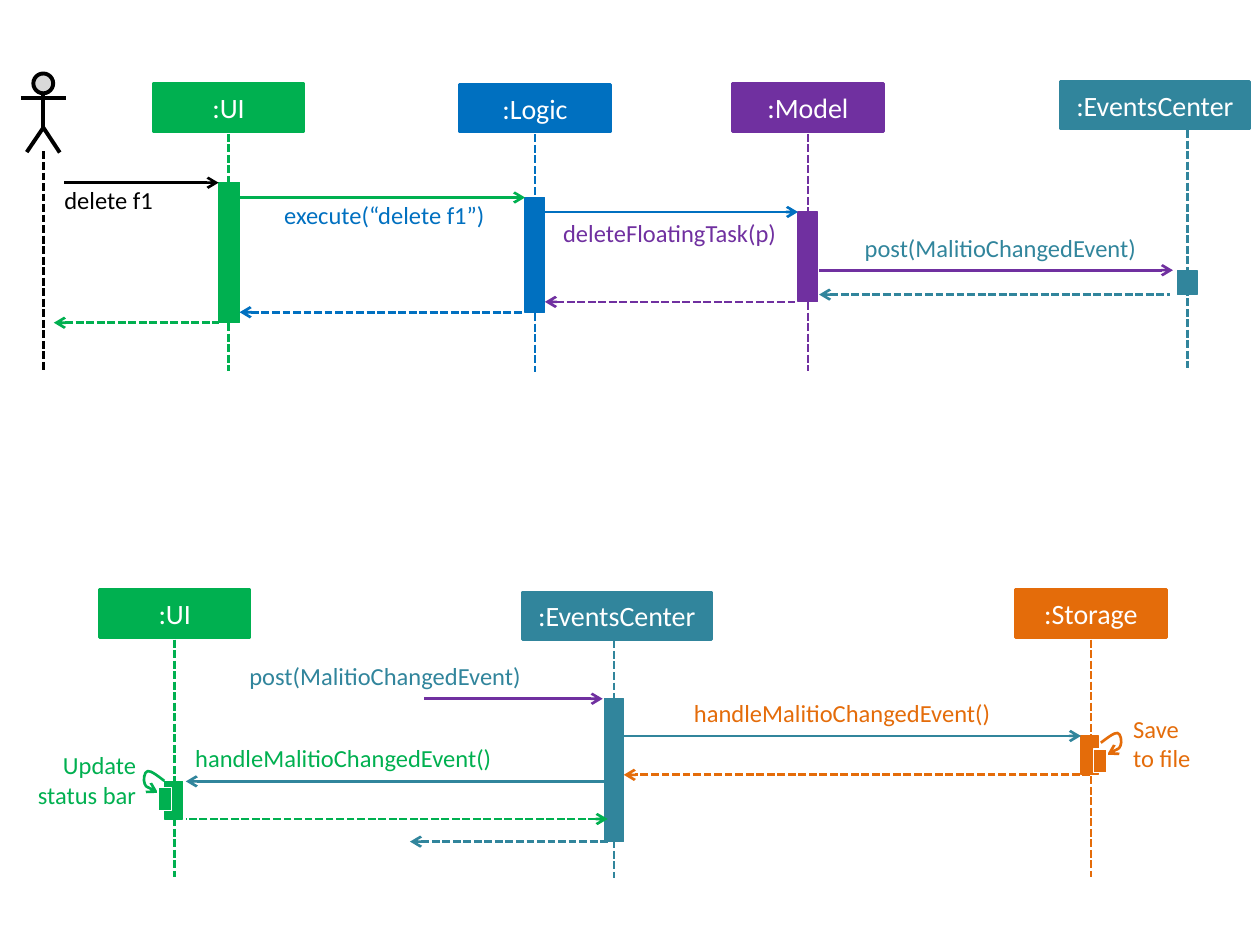
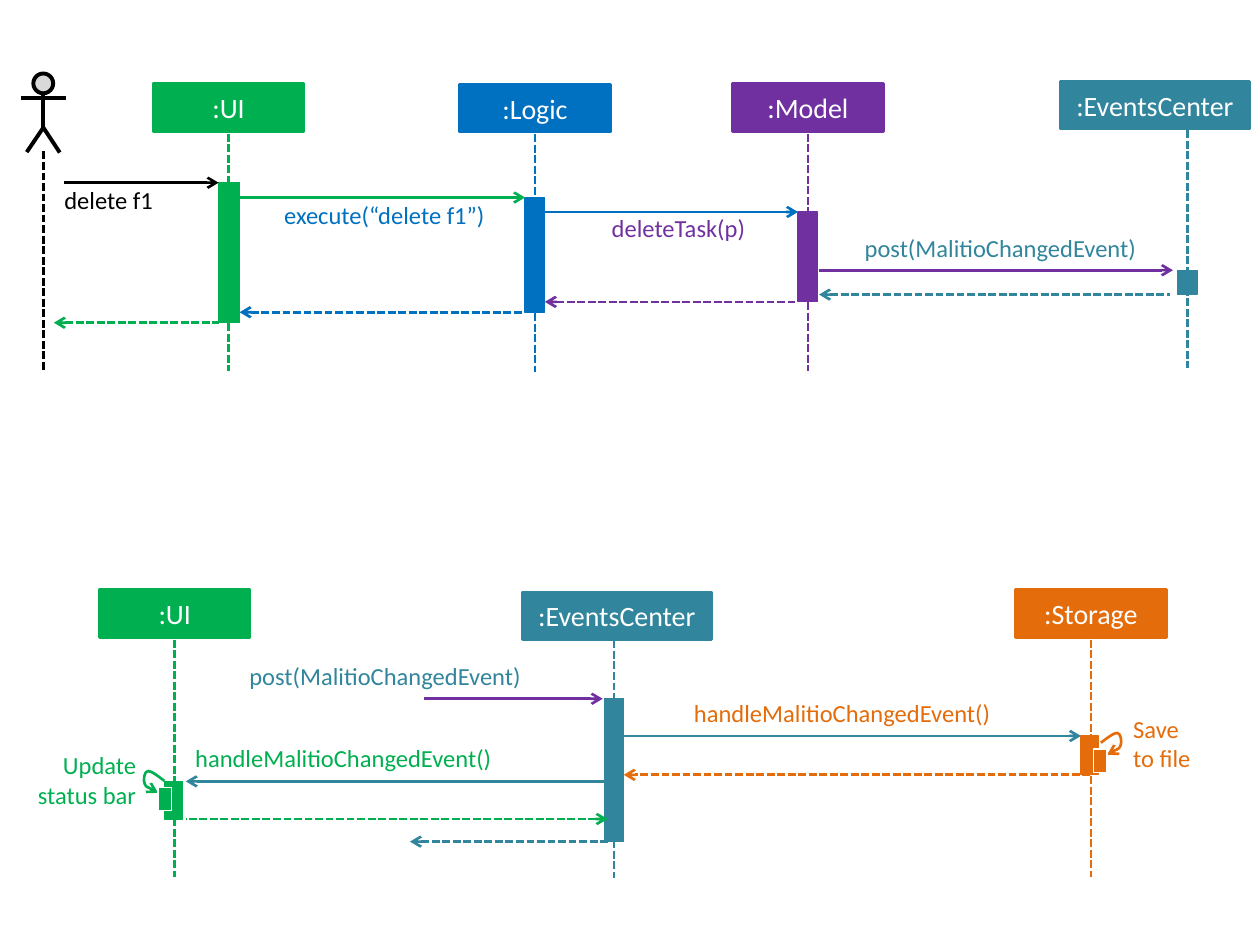
Before and after one commit to CS2103AUG2016-T13-C3/addressbook-level4, a slide deck: slide 3 of docs/diagrams/Diagrams.pptx. Drawn at 1260x945 pixels with LibreOffice and Linux fonts; fonts in the diff are those of the drawing. Boxes give left, top, right and bottom in pixels: in the first picture for what was removed or moved away, otherwise in the second. Text is boxed around its words. In the diff, an @@ line names an element or a change of style, - is before the commit and + after.

```diff
--- a/docs/diagrams/Diagrams.pptx
+++ b/docs/diagrams/Diagrams.pptx
@@ text at [612, 219, 745, 241]: text changed @@
-deleteFloatingTask(p)
+deleteTask(p)
```
Also in this commit, not shown: 1 other file.
